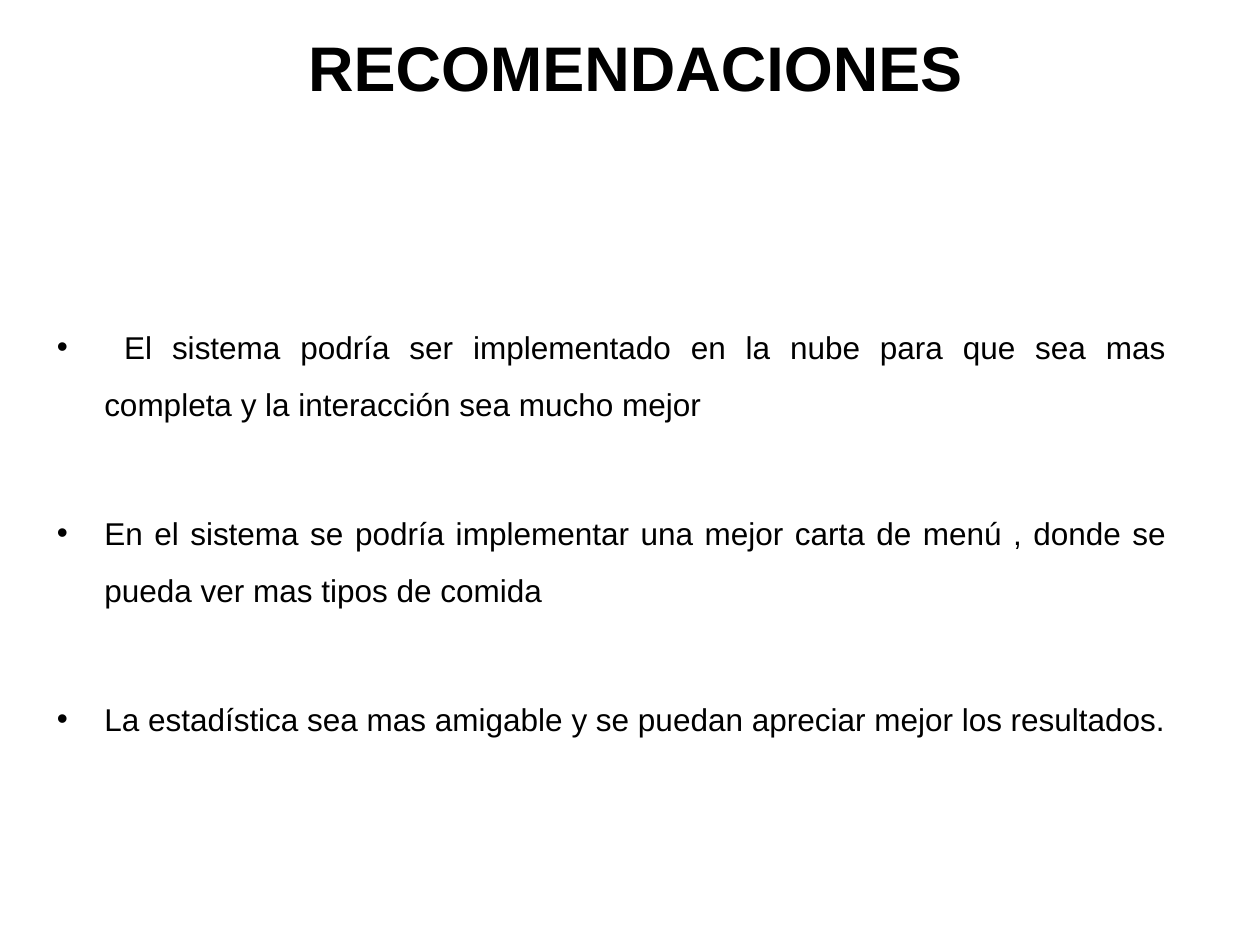
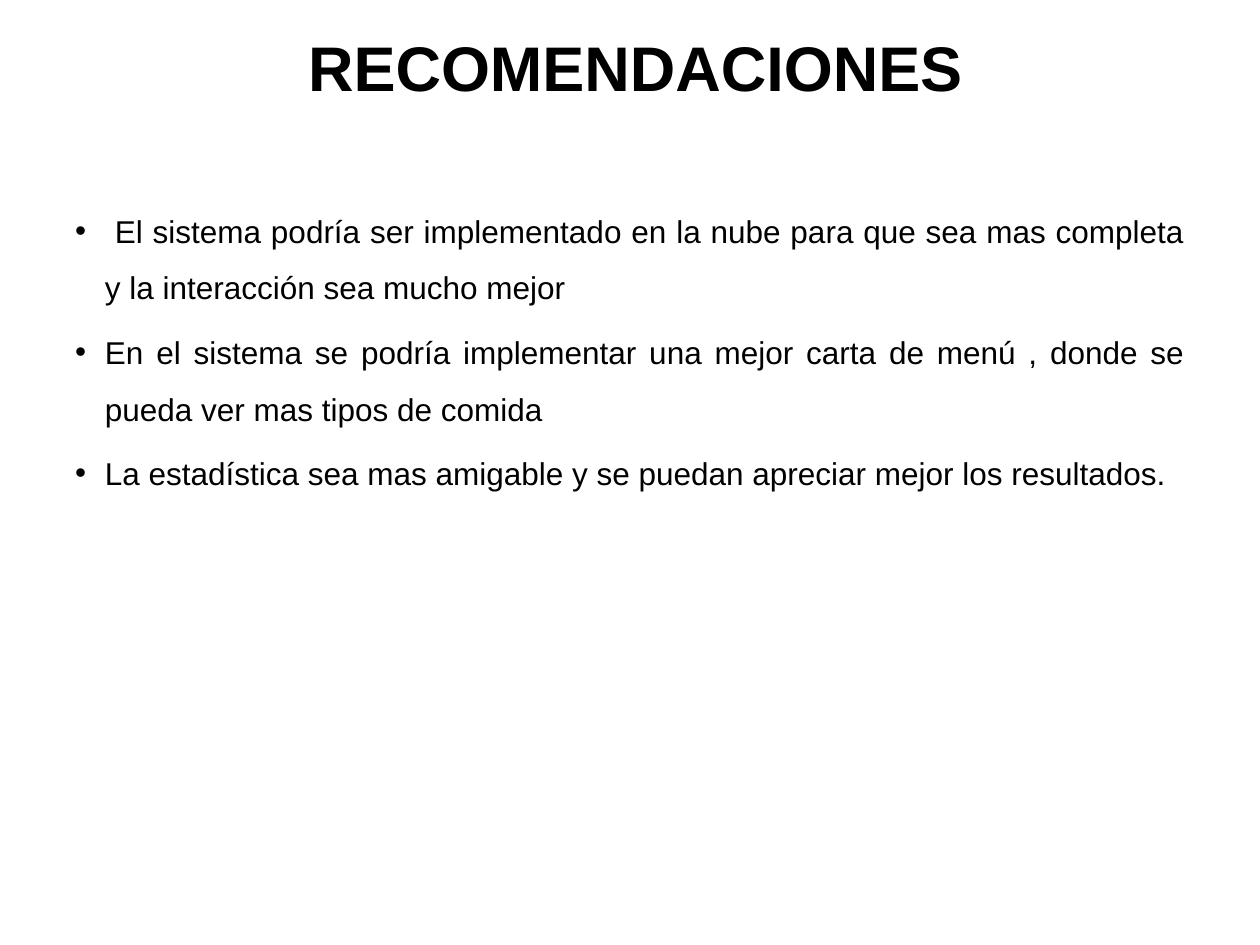
Before and after one commit to Renzoi10/Sistema-Restaurante, a slide deck: slide 22 of Documentacion/RestauranteGrupal-Final.ppt. Drawn at 1260x945 pixels with LibreOffice and Linux fonts; fonts in the diff are those of the drawing; background and template pictures are left out. Boxes give left, top, right and bottom in pixels: in the first picture for what was removed or moved away, otherwise in the second. Text is boxed around its words. In the diff, an @@ line names an element or a change of style, - is before the commit and + after.

```diff
--- a/Documentacion/RestauranteGrupal-Final.ppt
+++ b/Documentacion/RestauranteGrupal-Final.ppt
@@ text "El sistema podría ser implementado ..." moved from (x1=104, y1=335, x2=1166, y2=737) to (x1=105, y1=219, x2=1184, y2=491) @@
@@ text "El sistema podría ser implementado ..." at (x1=105, y1=219, x2=1184, y2=491): indent changed @@
```
Also in this commit, not shown: 1 other slide changed, 6 other files.
